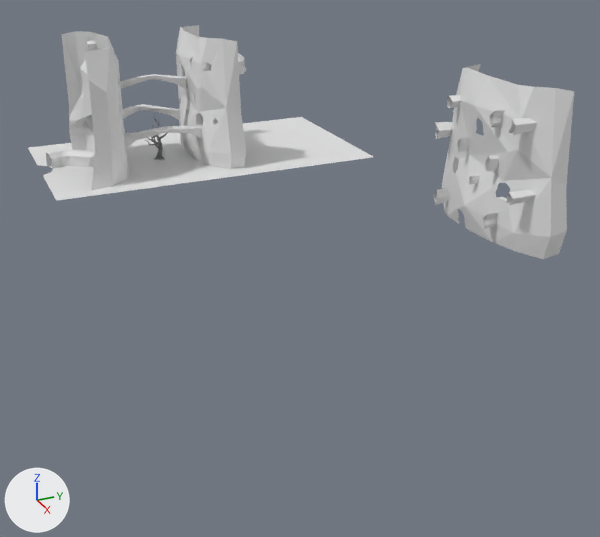
A saved change to the Blender file Assets/Models/Iteration - Levels/Iteration 3/5 - Aparments.blend.
The view is the same before and after, from a 50 mm camera at (73.5, -7.6, 22.6) aimed at (15.0, 18.7, -6.7). Every picture has the same lights, and +X, +Y and +Z are marked at lower left. The first picture is the older version.

Before the edit, the objects in view are built like this:
```python
me_circle_004 = bpy.data.meshes.new('Circle.004')
me_circle_004.from_pydata(...)  # 100 vertices, 50 faces; spans x -17.6..25.3, y -8.9..15.8, z -7.2..3.2
me_mesh_001 = bpy.data.meshes.new('Mesh.001')
me_mesh_001.from_pydata(...)  # 415 vertices, 436 faces; spans x -7.1..6.8, y -5.7..7.3, z -0.4..16.1
me_mesh_001.materials.append(mat_material__22)  # grey #a1a1a1
me_plane_018 = bpy.data.meshes.new('Plane.018')
me_plane_018.from_pydata(...)  # 83 vertices, 60 faces; spans x -6.41..5.91, y -0.34..11.19, z -5.67..-1.06
me_plane_020 = bpy.data.meshes.new('Plane.020')
me_plane_020.from_pydata(...)  # 38 vertices, 54 faces; spans x -0.43..2.16, y 0.0..1.3, z -7.9..-1.26
ob_building_n_004 = bpy.data.objects.new('Building.N.004', me_plane_018)
ob_building_n_004.location = (27.63, 25.0, -0.01)
ob_building_n_004.rotation_euler = (1.571, 0.0, 0.0)  # degrees (90, 0, 0)
ob_building_s_005 = bpy.data.objects.new('Building.S.005', me_plane_020)
ob_building_s_005.location = (0.97, 9.01, -0.01)
ob_building_s_005.rotation_euler = (1.571, 0.0, 0.0)  # degrees (90, 0, 0)
ob_building_s_005.scale = (-1.0, 1.0, -1.0)
ob_circle_003 = bpy.data.objects.new('Circle.003', me_circle_004)
ob_circle_003.location = (26.84, 26.88, 3.98)
ob_circle_003.rotation_euler = (1.571, 0.0, 0.0)  # degrees (90, 0, 0)
ob_circle_003.scale = (0.224, 0.341, 0.341)
ob_line01_001 = bpy.data.objects.new('Line01.001', me_mesh_001)
ob_line01_001.location = (0.97, 10.87, -0.01)
ob_line01_001.scale = (0.278, 0.278, 0.278)
# also in view: 'Circle.001' at (0.5, 14.7, 0.0); 'Plane.001' at (2.3, 5.1, 6.6); 'Building.N.006' at (0.7, 15.5, 5.4); 'Building.S' at (1.2, 5.6, 5.4)
```
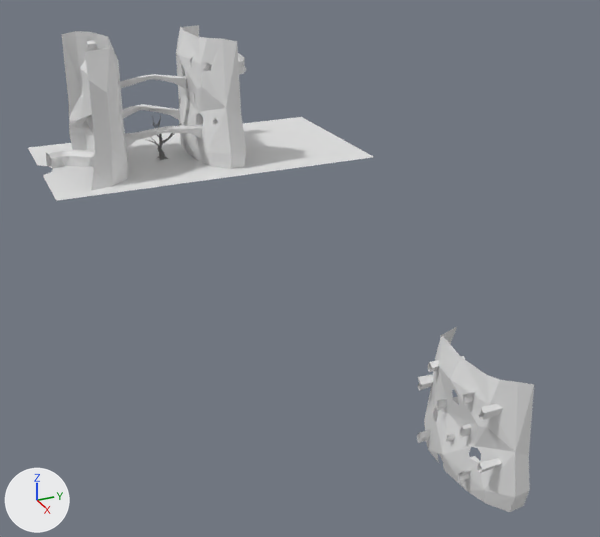
Diff of the bpy script that builds the scene:
```diff
--- a/Assets/Models/Iteration - Levels/Iteration 3/5 - Aparments.blend.py
+++ b/Assets/Models/Iteration - Levels/Iteration 3/5 - Aparments.blend.py
@@ ob_line01_001 @@
 ob_line01_001 = bpy.data.objects.new('Line01.001', me_mesh_001)
-ob_line01_001.location = (0.97, 10.87, -0.01)
+ob_line01_001.location = (0.97, 11.12, -0.01)
+ob_line01_001.rotation_euler = (0.0, 0.0, 2.299)  # degrees (0, 0, 132)
 ob_line01_001.scale = (0.278, 0.278, 0.278)
@@ ob_building_n_004 @@
 ob_building_n_004 = bpy.data.objects.new('Building.N.004', me_plane_018)
-ob_building_n_004.location = (27.63, 25.0, -0.01)
+ob_building_n_004.location = (27.63, 25.0, -21.79)
 ob_building_n_004.rotation_euler = (1.571, 0.0, 0.0)  # degrees (90, 0, 0)
@@ ob_circle_003 @@
 ob_circle_003 = bpy.data.objects.new('Circle.003', me_circle_004)
-ob_circle_003.location = (26.84, 26.88, 3.98)
+ob_circle_003.location = (26.84, 26.88, -17.8)
 ob_circle_003.rotation_euler = (1.571, 0.0, 0.0)  # degrees (90, 0, 0)
```

What differs and where, as boxes (x1, y1, x2, y2) in the pictures (600 x 537 px):
'Building.N.004', moved
    before: (442, 64, 574, 259)
    after: (424, 327, 534, 512)
'Circle.003', moved
    before: (434, 95, 537, 229)
    after: (417, 356, 503, 482)
'Line01.001', moved, turned
    before: (145, 114, 178, 160)
    after: (145, 115, 182, 160)
